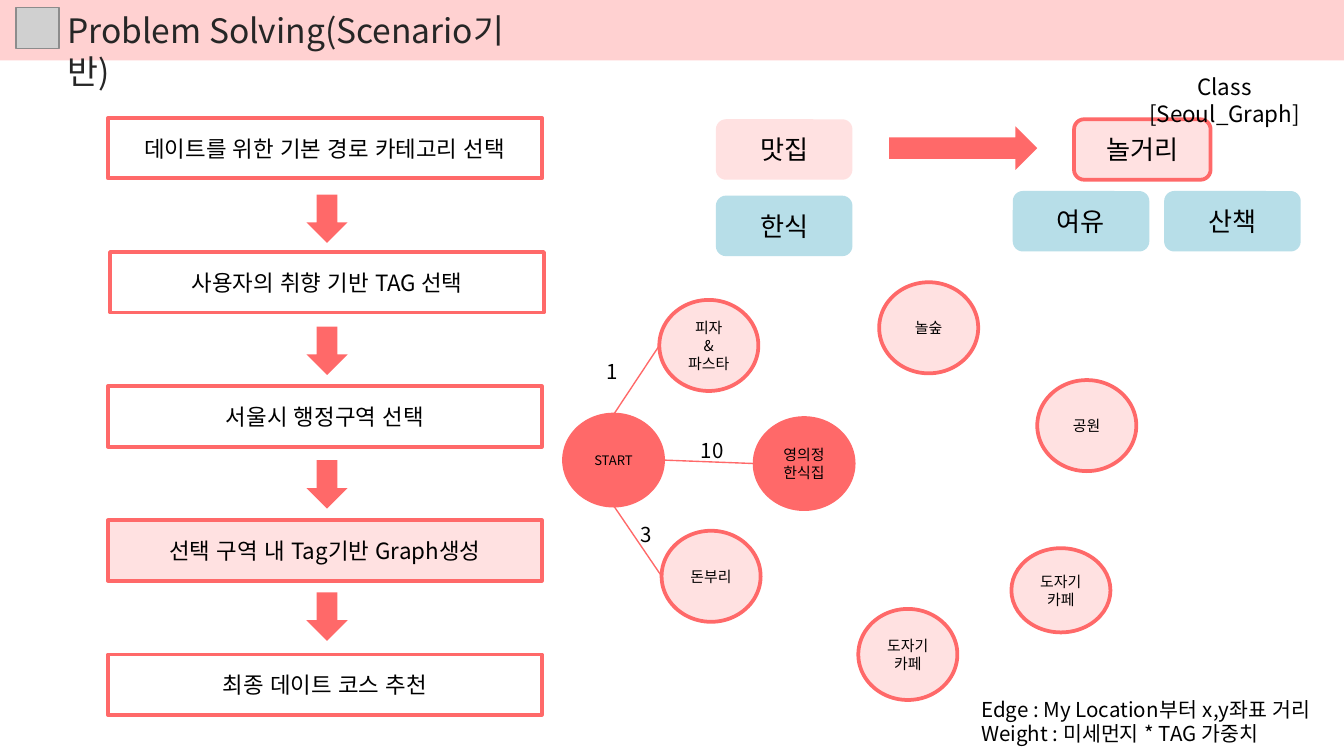
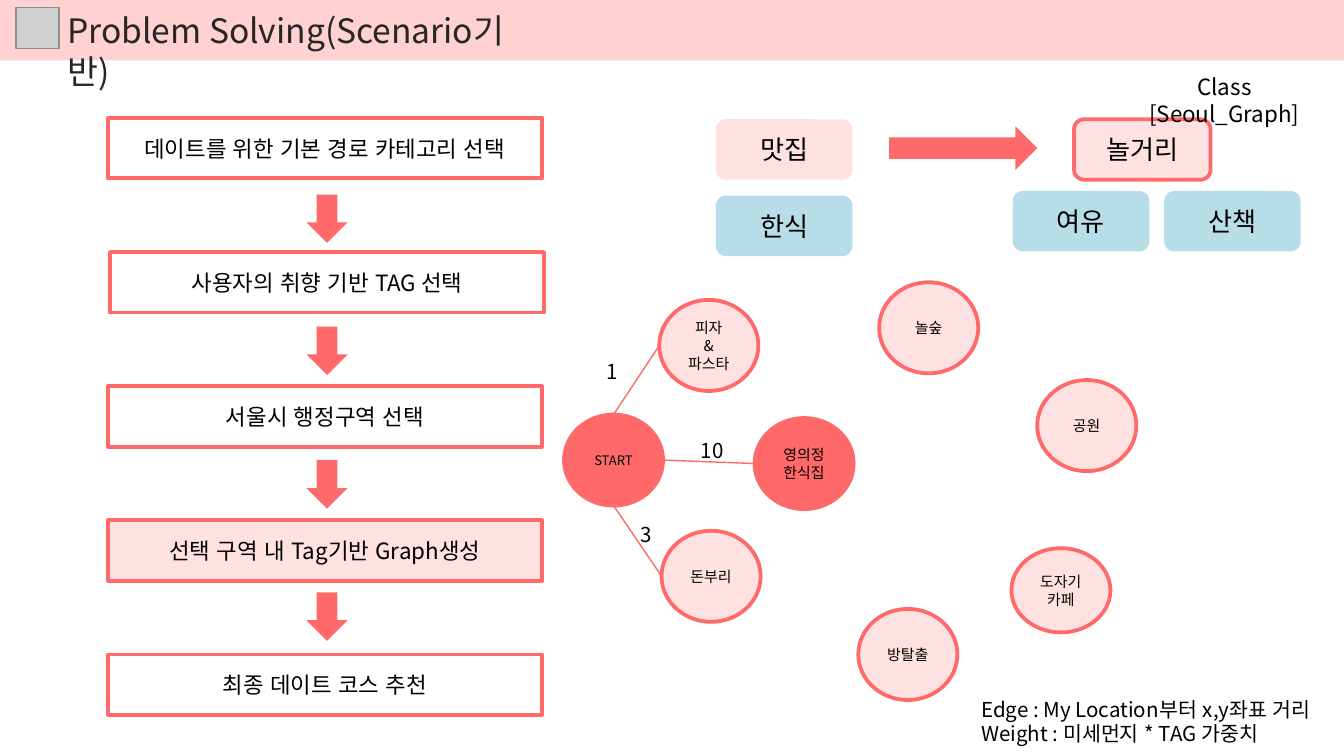
Before and after one commit to DokyeongKwon/DataStructureDesign-2018-2, a slide deck: slide 19 of 02. Problem Solving/서울 데이트 코스 추천 Problem Solving.pptx. Drawn at 1344x756 pixels with LibreOffice and Linux fonts; fonts in the diff are those of the drawing; grey boxes stand for pictures. Boxes give left, top, right and bottom in pixels: in the first picture for what was removed or moved away, otherwise in the second. Text is boxed around its words. In the diff, an @@ line names an element or a change of style, - is before the commit and + after.

```diff
--- a/02. Problem Solving/서울 데이트 코스 추천 Problem Solving.pptx
+++ b/02. Problem Solving/서울 데이트 코스 추천 Problem Solving.pptx
@@ text in ellipse at <box>887,647,928,661</box>: text changed @@
-도자기
-카페
+방탈출
```
Also in this commit, not shown: 4 other slides changed.
